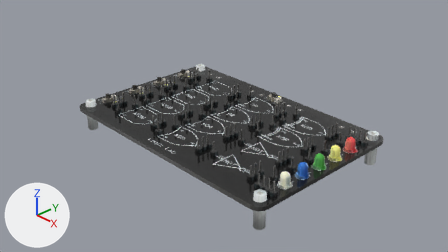
Before and after pictures for a commit that changed the Blender file art/logiclab.blend.
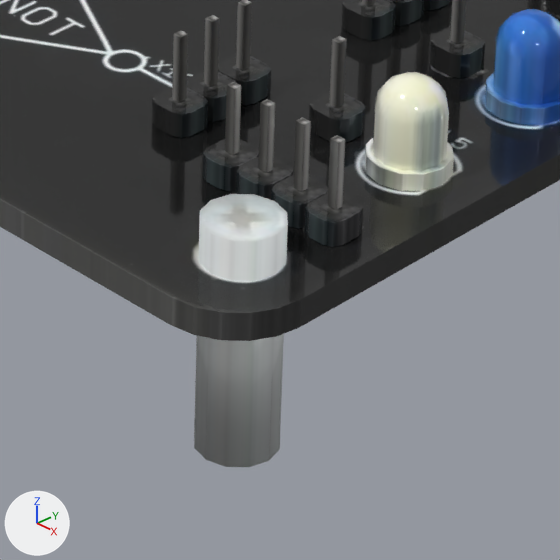
The first picture shows the older version from the file's camera 'Camera'. The close-ups show both versions on the part from 50% to 69% of the width and 64% to 97% of the height of that picture; other places that the commit changed are outside them. The lights are fixed; the arrows at lower left show +X, +Y and +Z.

Names of what the first close-up shows: 'BOARD', 'LED.004', 'LED.005', 'PIN.147', 'PIN.151', 'PIN.153', 'PIN.155', 'PIN.157', 'PIN.159', 'PIN.175', 'PIN.177', 'STANDOFF'.
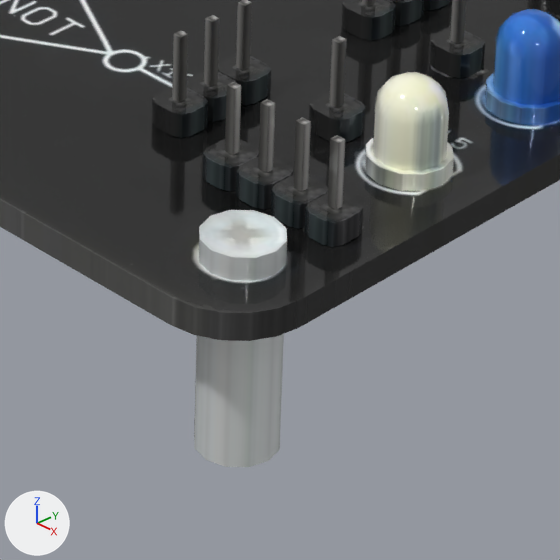
Where the change shows, as pixel boxes [x1, y1, x2, y2] in the close-ups (560 x 560 px):
```json
{"object": "STANDOFF", "change": "mesh rescaled, modifiers changed", "before": [194, 194, 288, 467], "after": [194, 210, 287, 467]}
{"part": 1, "of": "me_cube", "change": "shading changed", "before": [0, 0, 560, 341], "after": [0, 0, 560, 341]}
```

Scene script edits in JSON lines:
```json
{"block": "me_cube", "where": "me_cube.from_pydata(...)  # 48 vertices, 26 faces; spans x -2.42..2.42, y -1.59..1.59, z -0.04..0.04"}
{"block": "me_cube", "where": "# used by ob_board; location = (0.0, 0.0, 0.0)"}
{"block": "me_cube", "change": "me_cube part 1: all faces are now shaded smooth (26 of 26 changed)"}
{"block": "me_cylinder", "where": "me_cylinder.from_pydata(...)  # 24 vertices, 14 faces; spans x -0.14..0.14, y -0.14..0.14, z -1.79..0.16"}
{"block": "me_cylinder", "where": "# used by ob_standoff; location = (2.22, -1.368, 0.085); scale = (0.685, 0.685, 0.296)"}
{"block": "me_cylinder", "change": "me_cylinder part 2: the whole mesh is scaled about its middle by (1, 1, 0.931), then moved by (0.0, 0.0, -0.07)"}
{"op": "add", "block": "ob_board", "code": "_m = ob_board.modifiers.new('EdgeSplit', 'EDGE_SPLIT')"}
{"op": "add", "block": "ob_standoff", "code": "_m = ob_standoff.modifiers.new('EdgeSplit', 'EDGE_SPLIT')"}
{"op": "add", "block": "ob_standoff", "code": "_m.split_angle = 0.55"}
```
